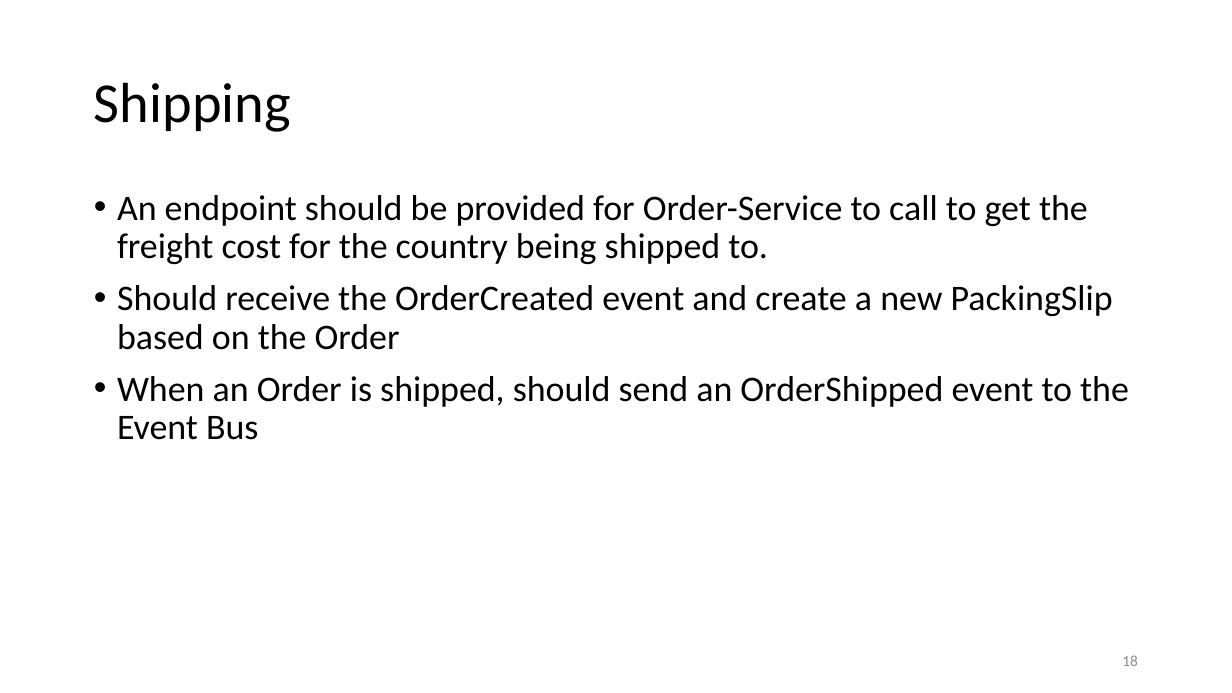
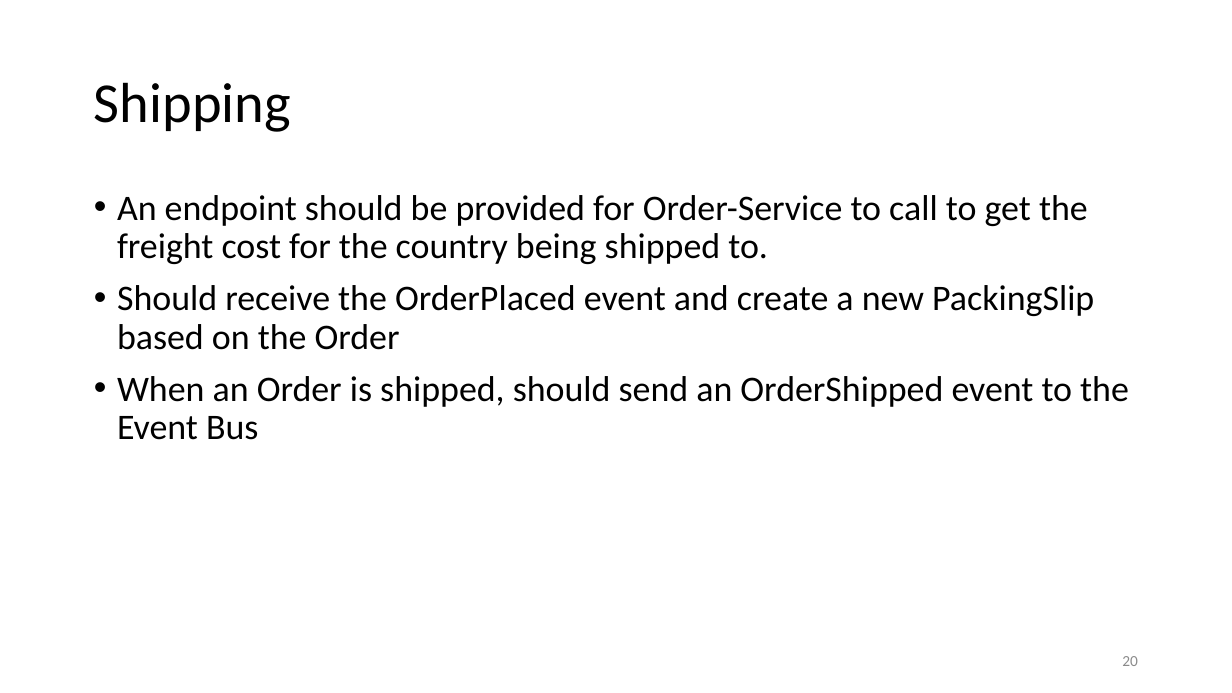
Before and after one commit to jpenniman/java-ms-training, a slide deck: slide 20 of slide-decks/microservices-RI.pptx (slide 18 before the commit). Drawn at 1232x693 pixels with LibreOffice and Linux fonts; fonts in the diff are those of the drawing; background and template pictures are left out. Boxes give left, top, right and bottom in pixels: in the first picture for what was removed or moved away, otherwise in the second. Text is boxed around its words. In the diff, an @@ line names an element or a change of style, - is before the commit and + after.

```diff
--- a/slide-decks/microservices-RI.pptx
+++ b/slide-decks/microservices-RI.pptx
@@ text at box(117, 285, 1094, 350): text changed @@
-• Should receive the OrderCreated event and create a new PackingSlip based on the Order
+• Should receive the OrderPlaced event and create a new PackingSlip based on the Order
@@ page number at box(1122, 656, 1138, 666): text changed @@
-18
+20
```
Also in this commit, not shown: 5 other slides changed, 2 slides added.
